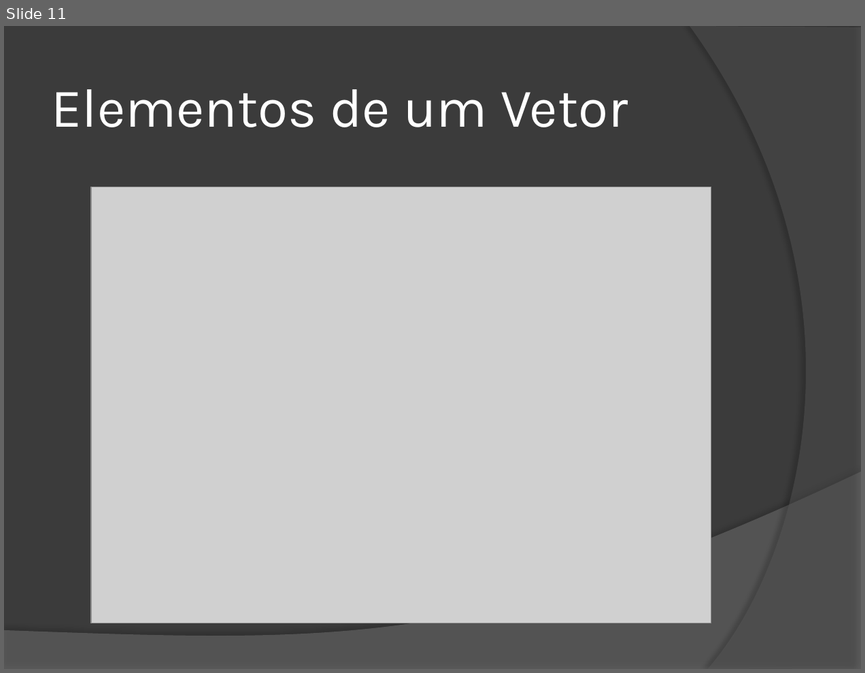
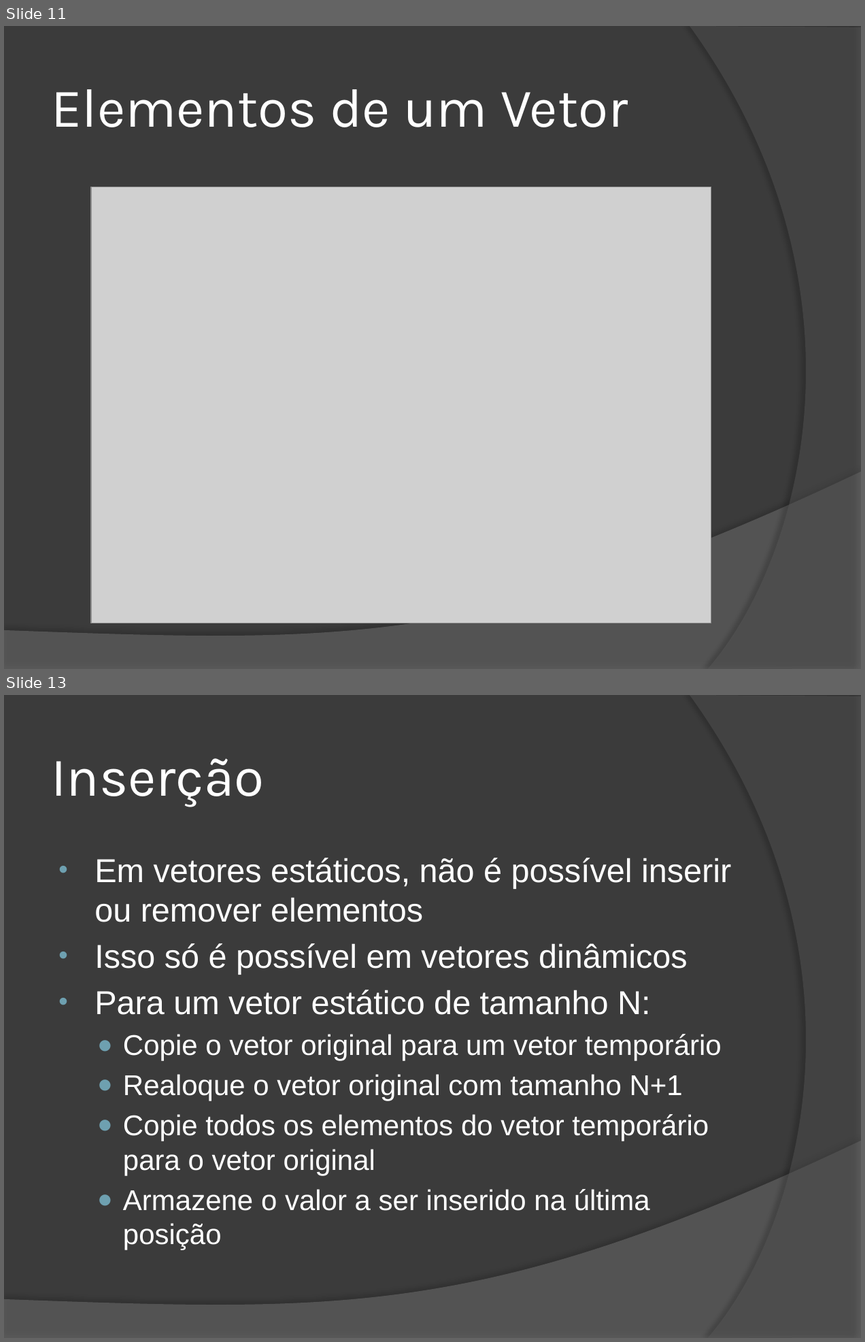
Before and after one commit to wind39/wind39.github.io, a slide deck: curso/modulo1capitulo5.pptx. Shown one above the other, each under a label of ours: slide 11 before the commit, slides 11 and 13 after it; the slides between them are not shown. The pictures are 865x673 and 865x1342 pixels, drawn with LibreOffice and Linux fonts; fonts in the diff are those of the drawing; grey boxes stand for pictures. Boxes give left, top, right and bottom in pixels: in the first picture for what was removed or moved away, otherwise in the second. Text is boxed around its words. In the diff, an @@ line names an element or a change of style, - is before the commit and + after.

```diff
--- a/curso/modulo1capitulo5.pptx
+++ b/curso/modulo1capitulo5.pptx
@@ slide 13 added at (4, 695, 861, 1338), background #3B3B3B; not listed: 2 template elements that a slide beside it also shows @@
@@ title added at (51, 758, 264, 807), 46 pt, text #FFFFFF @@
+Inserção
@@ text added at (94, 858, 731, 1250), 24.1 pt, text #FFFFFF @@
+• Em vetores estáticos, não é possível inserir ou remover elementos
+• Isso só é possível em vetores dinâmicos
+• Para um vetor estático de tamanho N:
+  ● Copie o vetor original para um vetor temporário
+  ● Realoque o vetor original com tamanho N+1
+  ● Copie todos os elementos do vetor temporário para o vetor original
+  ● Armazene o valor a ser inserido na última posição
```
Also in this commit, not shown: 2 other slides added, 4 other files.
